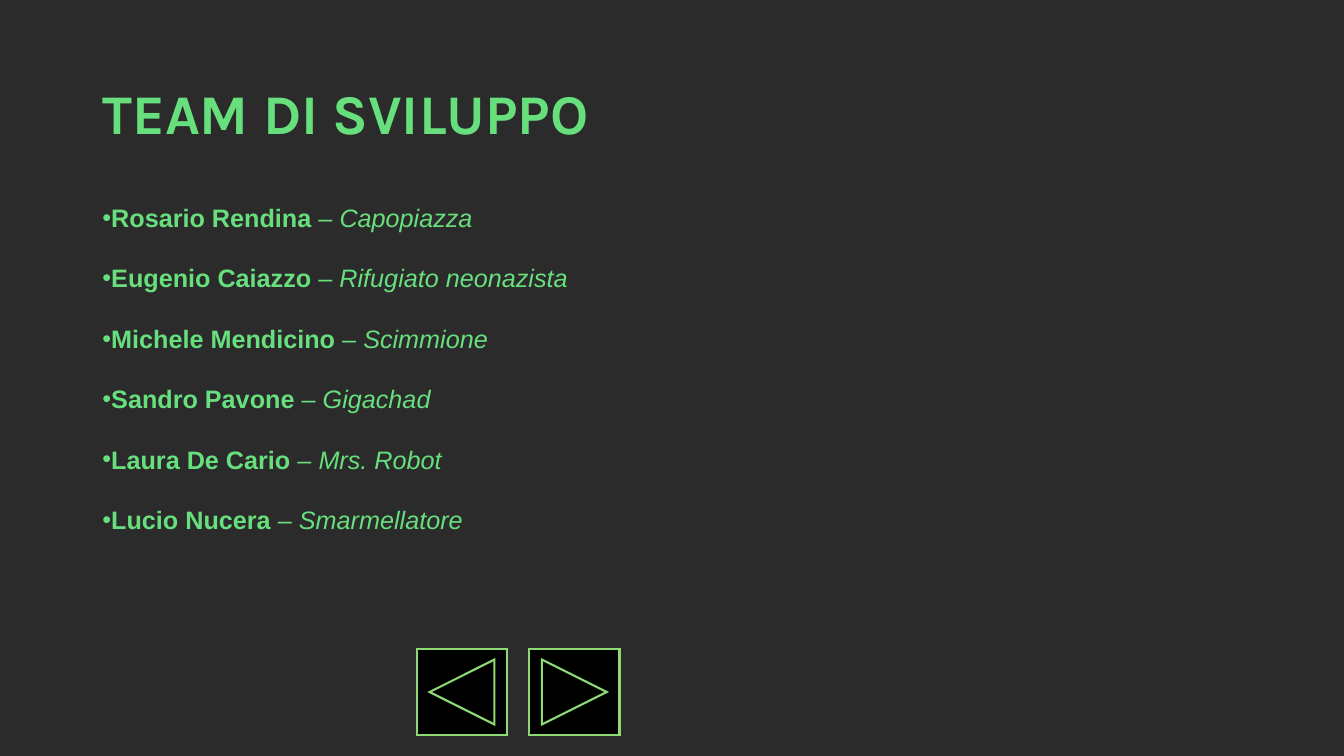
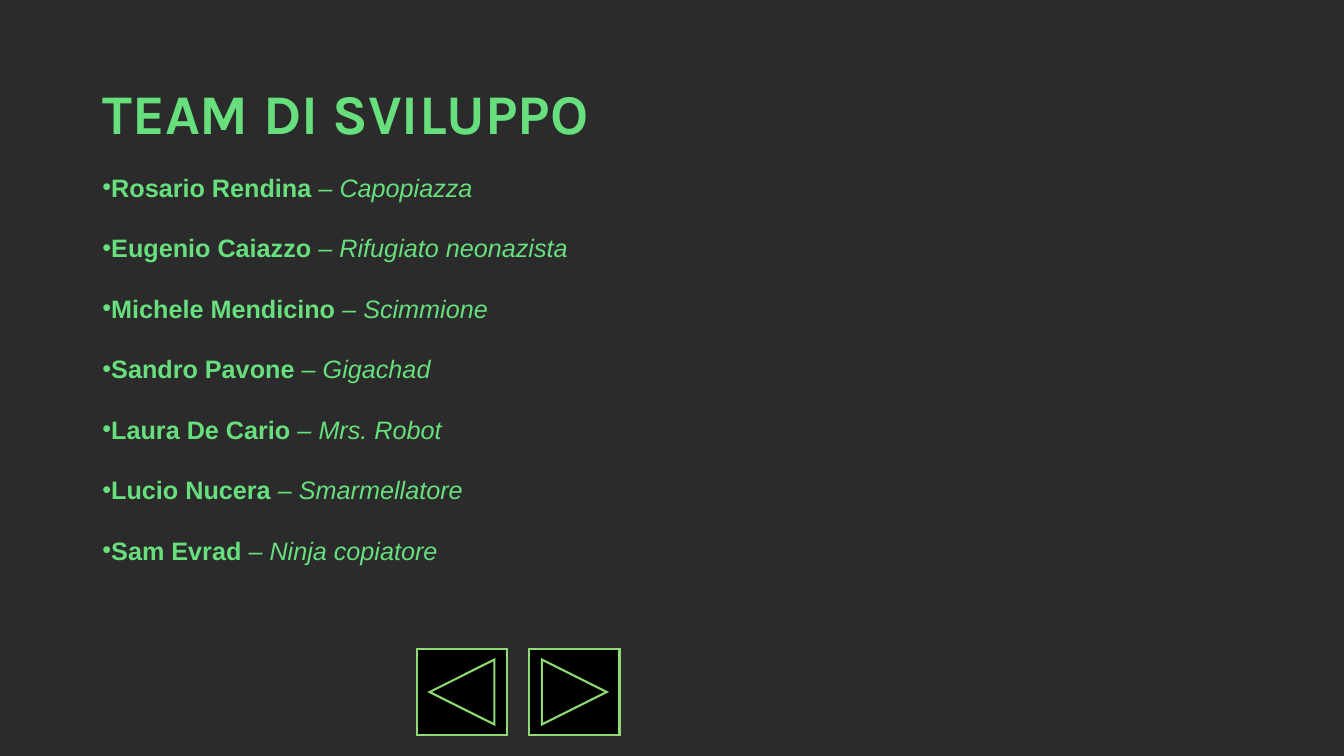
Before and after one commit to samevrad/tgcShop, a slide deck: slide 7 of TCG_SHOP_presentazione.pptx. Drawn at 1344x756 pixels with LibreOffice and Linux fonts; fonts in the diff are those of the drawing; background and template pictures are left out; a plain dark background stands for a picture behind light text. Boxes give left, top, right and bottom in pixels: in the first picture for what was removed or moved away, otherwise in the second. Text is boxed around its words. In the diff, an @@ line names an element or a change of style, - is before the commit and + after.

Commit message:
modifica power point
fix

```diff
--- a/TCG_SHOP_presentazione.pptx
+++ b/TCG_SHOP_presentazione.pptx
@@ text "Rosario Rendina – Capopiazza": place and size @@
-text "Rosario Rendina – Capopiazza" at [111, 208, 568, 530]
+text "Rosario Rendina – Capopiazza" at [111, 178, 568, 565]
@@ text at [111, 541, 438, 565]: paragraph added @@
+• Sam Evrad – Ninja copiatore
```
